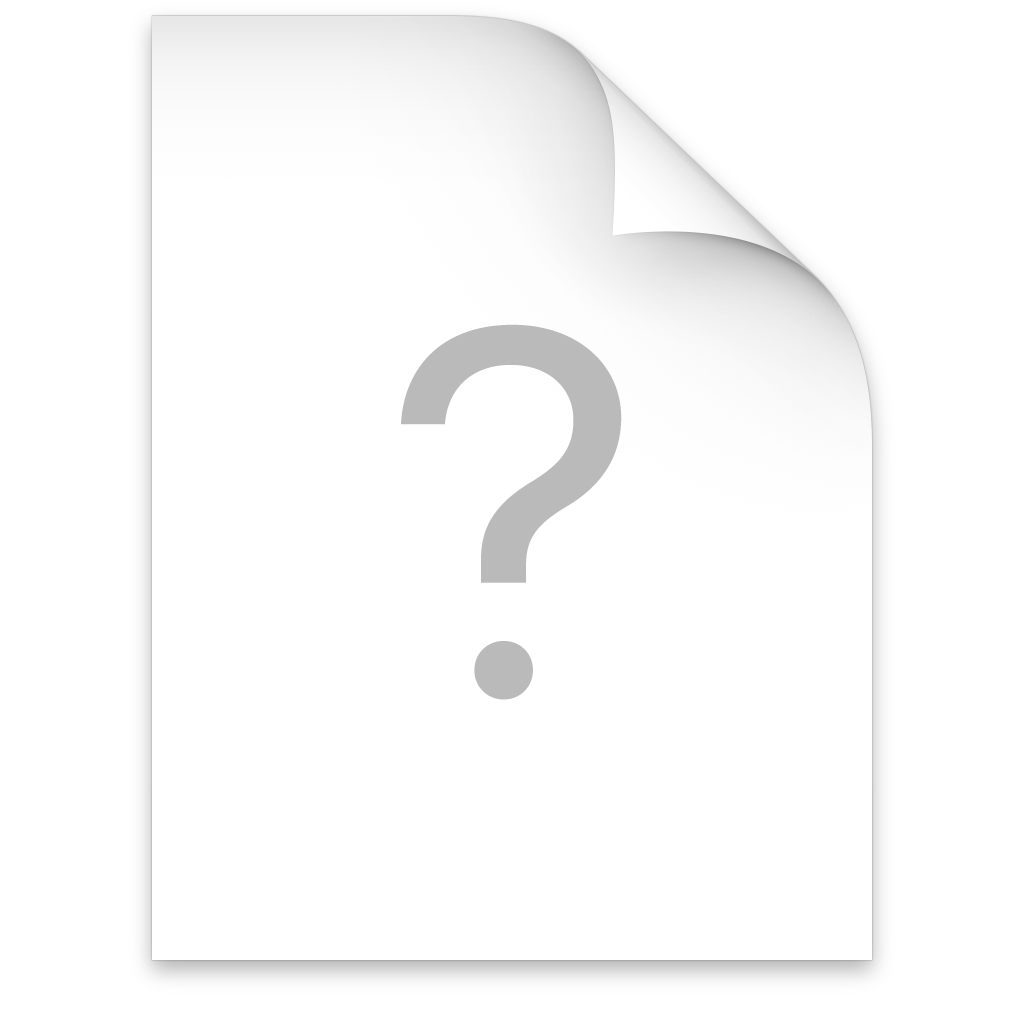
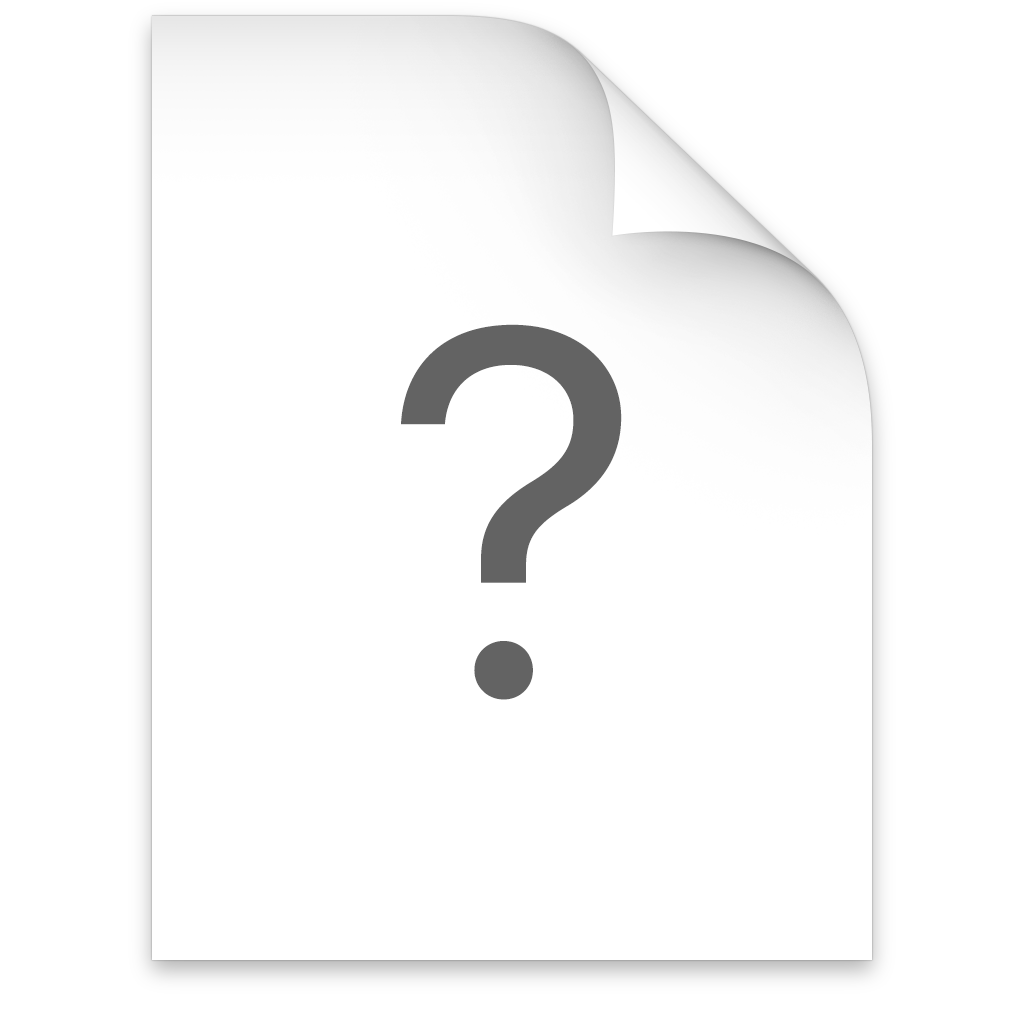
Two versions of the same layered image (1024x1024). Layer-by-layer changes:
painted on "?" over bbox(401, 324, 622, 700)
